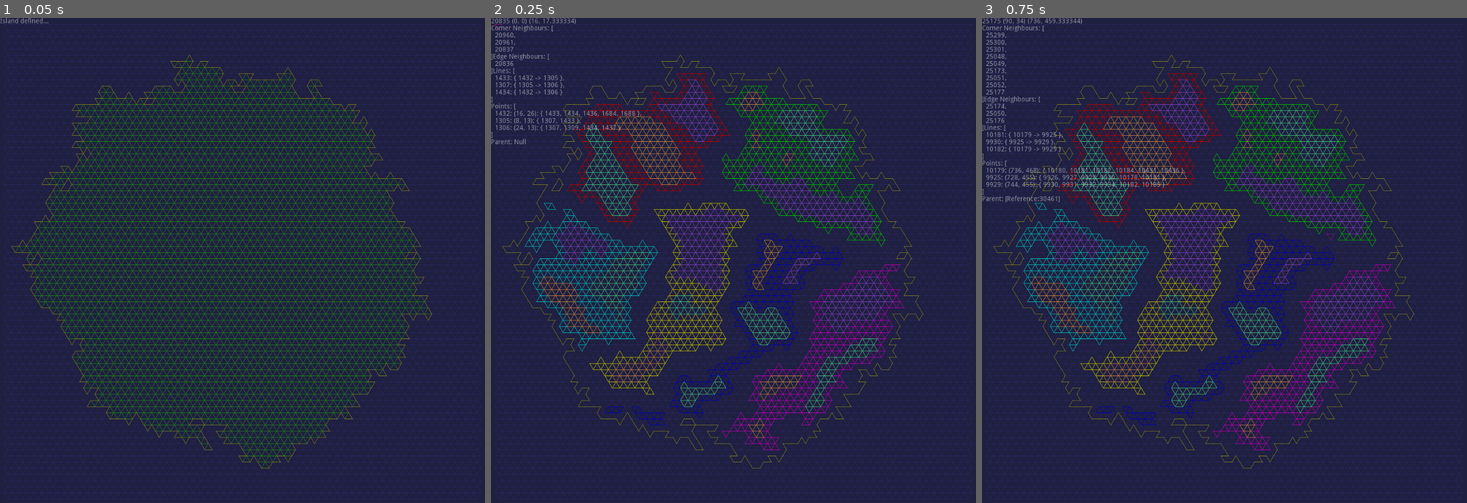
Above: before the commit, frames 1-3 (left to right).
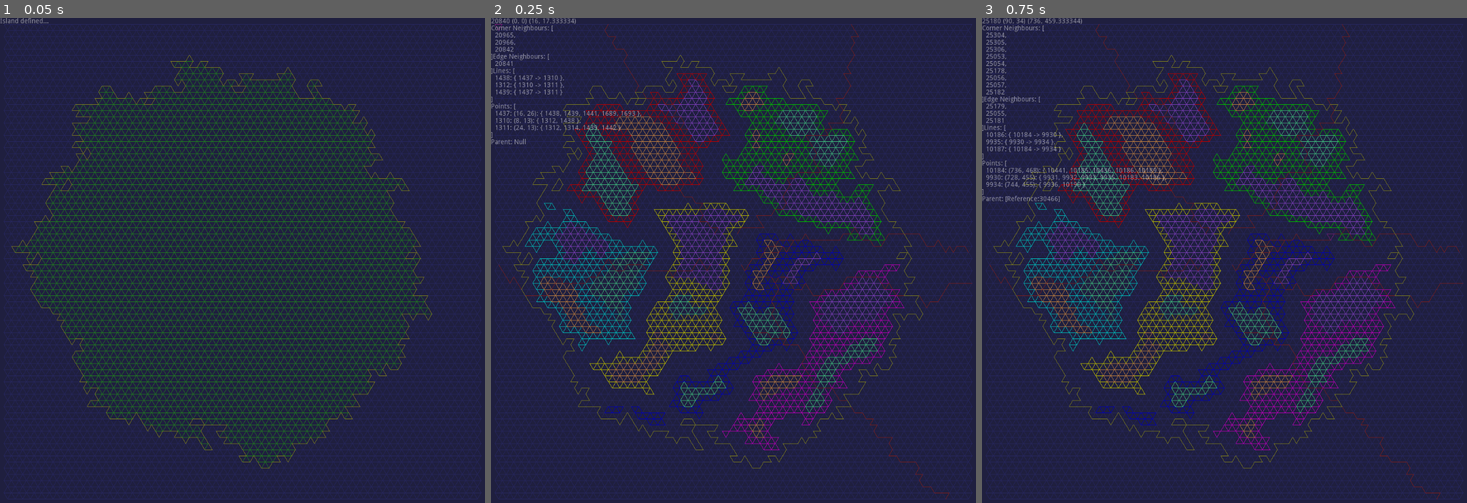
Above: after the commit, the same moments.

Repository: MichaelReel/2DMapGen_2022
Game: Godot game, scene res://PixelDrawn/TriBlobs.tscn
Same seed, same stepped clock (60 frames per second), same inputs: the game is played once before the commit and once after it. This scene is started directly instead of the project's main scene.
Inputs (mouse positions are in pixels of both pictures, inside the frame that each line leads up to):
- Up to frame 1 (0.05 s): no input
- Up to frame 2 (0.25 s): no input
- Up to frame 3 (0.75 s): tap Enter at 0.5 s; move the mouse to (1331, 236) at 0.52 s; click (1331, 236) at 0.67 s

Frame 1 is identical in both runs. In frame 2, 0.8% of the frame differs, in the area x 1-100%, y 0-100%; in frame 3, 0.9%.

Commit message:
Added some triangular rivers

Diff:
--- a/PixelDrawn/TriBlobs.gd
+++ b/PixelDrawn/TriBlobs.gd
@@ -10,6 +10,7 @@
 onready var sub_regions_done := false
 onready var borders_done := false
 onready var sub_borders_done := false
+onready var rivers_done := false
 
 const CELL_EDGE := 16.0
 const SEA_COLOR := Color8(32, 32, 64, 255)
@@ -18,6 +19,7 @@
 const RIVER_COLOR := Color8(128, 32, 32, 255)
 const LAND_COLOR := Color8(32, 128, 32, 255)
 const CURSOR_COLOR := Color8(128, 32, 128, 255)
+const RIVER_COUNT := 8
 
 const REGION_COLORS := [
 	Color8(  0,   0, 192, 255),
@@ -41,6 +43,7 @@
 var mouse_tracker: MouseTracker
 var region_manager: RegionManager
 var sub_regions_manager: SubRegionManager
+var river_manager: RiverManager
 
 
 class BasePoint:
@@ -120,6 +123,9 @@
 			ids_string += "%d" % line.get_instance_id()
 		return ids_string
 
+	func get_connections() -> Array:
+		return _connections
+
 	func _to_string() -> String:
 		return "%d: %s: { %s }" % [get_instance_id(), _pos, _get_line_ids()]
 
@@ -175,6 +181,19 @@
 
 	func get_bordering_triangles() -> Array:
 		return _borders
+
+	func center_in_ring(center: Vector2, min_distance: float, max_distance: float) -> bool:
+		var min_squared: float = min_distance * min_distance
+		var max_squared: float = max_distance * max_distance
+		var line_center: Vector2 = (_a.get_pos() + _b.get_pos()) / 2.0
+		var distance = line_center.distance_squared_to(center)
+		return distance >= min_squared and distance <= max_squared
+
+	func end_point_farthest_from(target: Vector2) -> BasePoint:
+		if _a.get_pos().distance_squared_to(target) >= _b.get_pos().distance_squared_to(target):
+			return _a
+		else:
+			return _b
 
 	func _to_string() -> String:
 		return "%d: { %d -> %d }" % [get_instance_id(), _a.get_instance_id(), _b.get_instance_id()]
@@ -314,8 +333,11 @@
 	var _grid_lines: Array = []
 	var _grid_tris: Array = []
 	var _cell_count: int = 0
+	var _center: Vector2
+	var _near_center_edges: Array = []
 
 	func _init(edge_size: float, rect_size: Vector2) -> void:
+		_center = rect_size / 2.0
 		_tri_side = edge_size
 		_tri_height = sqrt(0.75 * (_tri_side * _tri_side))
 #		 |\       h^2 + (s/2)^2 = s^2
@@ -381,6 +403,8 @@
 		a.add_connection(new_line)
 		b.add_connection(new_line)
 		_grid_lines.append(new_line)
+		if new_line.center_in_ring(_center, 0.0, CELL_EDGE * 10.0):
+			_near_center_edges.append(new_line)
 		return new_line
 
 	func draw_grid(image: Image, color: Color) -> void:
@@ -404,7 +428,6 @@
 		grid_row = min(grid_row, len(_grid_tris) - 1)
 		var row_pos = int((point.x - _tri_side / 2.0) / _tri_side)
 		row_pos = min(row_pos, len(_grid_tris[grid_row]) - 1)
-
 
 		var nearest : BaseTriangle = _grid_tris[grid_row][row_pos]
 		var current_sqr_dist : float = point.distance_squared_to(nearest.get_pos())
@@ -417,6 +440,13 @@
 			next_sqr_dist = point.distance_squared_to(next_nearest.get_pos())
 		return nearest
 
+	func get_river_head() -> BaseLine:
+		_near_center_edges.shuffle()
+		return _near_center_edges.pop_back()
+
+	func get_center() -> Vector2:
+		return _center
+
 
 class TriBlob:
 	var _grid: BaseGrid
@@ -693,6 +723,48 @@
 			region.find_borders()
 
 
+class RiverManager:
+	var _rivers: Array
+	var _grid: BaseGrid
+
+	func _init(grid:BaseGrid, river_count: int) -> void:
+		_grid = grid
+		_rivers = []
+		for _i in range(river_count):
+			_rivers.append(create_river())
+
+	func create_river() -> Array:
+		"""Create a chain of edges from near center to outer bounds"""
+		var center := _grid.get_center()
+		var start_edge := _grid.get_river_head()
+		var river := [start_edge]
+		# get furthest end from center, then extend the river until it hits the boundary
+		var connection_point: BasePoint = start_edge.end_point_farthest_from(center)
+		while len(connection_point.get_connections()) >= 6:
+			# Get a random edge that moves away from the center
+			var connections: Array = Array(connection_point.get_connections())
+			connections.shuffle()
+			var try_edge : BaseLine = connections.pop_back()
+			while not connections.empty() and try_edge.end_point_farthest_from(center) == connection_point:
+				try_edge = connections.pop_back()
+			# This shouldn't happen:
+			if try_edge.end_point_farthest_from(center) == connection_point:
+				printerr("All edges point towards the center")
+
+			# Move along the random edge
+			river.append(try_edge)
+			connection_point = try_edge.other_point(connection_point)
+
+		return river
+
+	func draw_rivers(image: Image, color: Color) -> void:
+		image.lock()
+		for river in _rivers:
+			for edge in river:
+				edge.draw_line_on_image(image, color)
+		image.unlock()
+
+
 func _ready() -> void:
 	status_label.text = "Starting..."
 	image.create(int(rect_size.x), int(rect_size.y), false, Image.FORMAT_RGBA8)
@@ -747,7 +819,7 @@
 		sub_regions_manager = SubRegionManager.new(region_manager, SUB_REGION_COLORS)
 
 	elif not sub_regions_done:
-		status_label.text = "Region borderss defined..."
+		status_label.text = "Region borders defined..."
 		base_grid.draw_grid(image, GRID_COLOR)
 		land_blob.draw_perimeter_lines(image, COAST_COLOR)
 		sub_regions_done = sub_regions_manager.expand_tick()
@@ -756,15 +828,21 @@
 		texture = imageTexture
 
 	elif not sub_borders_done:
-		status_label.text = "Sub Regions defined..."
+		status_label.text = "Sub regions defined..."
 		sub_borders_done = true
 		sub_regions_manager.find_borders()
+
+	elif not rivers_done:
+		status_label.text = "Sub region borders defined..."
+		rivers_done = true
+		river_manager = RiverManager.new(base_grid, RIVER_COUNT)
 
 	else:
 		status_label.text = ""
 		base_grid.draw_grid(image, GRID_COLOR)
 		region_manager.draw_triangles(image)
 		sub_regions_manager.draw_triangles(image)
+		river_manager.draw_rivers(image, RIVER_COLOR)
 		land_blob.draw_perimeter_lines(image, COAST_COLOR)
 		mouse_tracker.update_mouse_coords(get_viewport().get_mouse_position())
 		mouse_tracker.draw_triangle_closest_to_mouse(image, CURSOR_COLOR)
